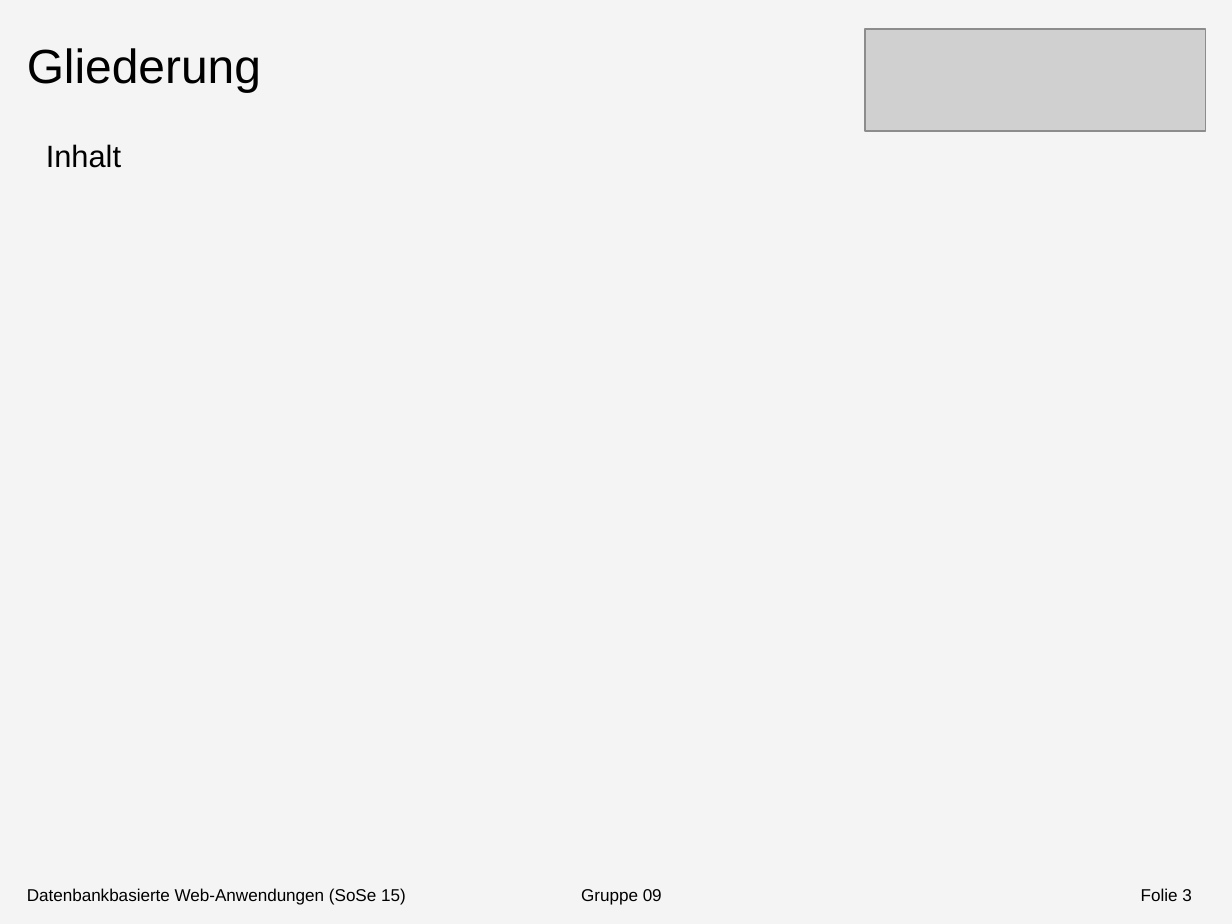
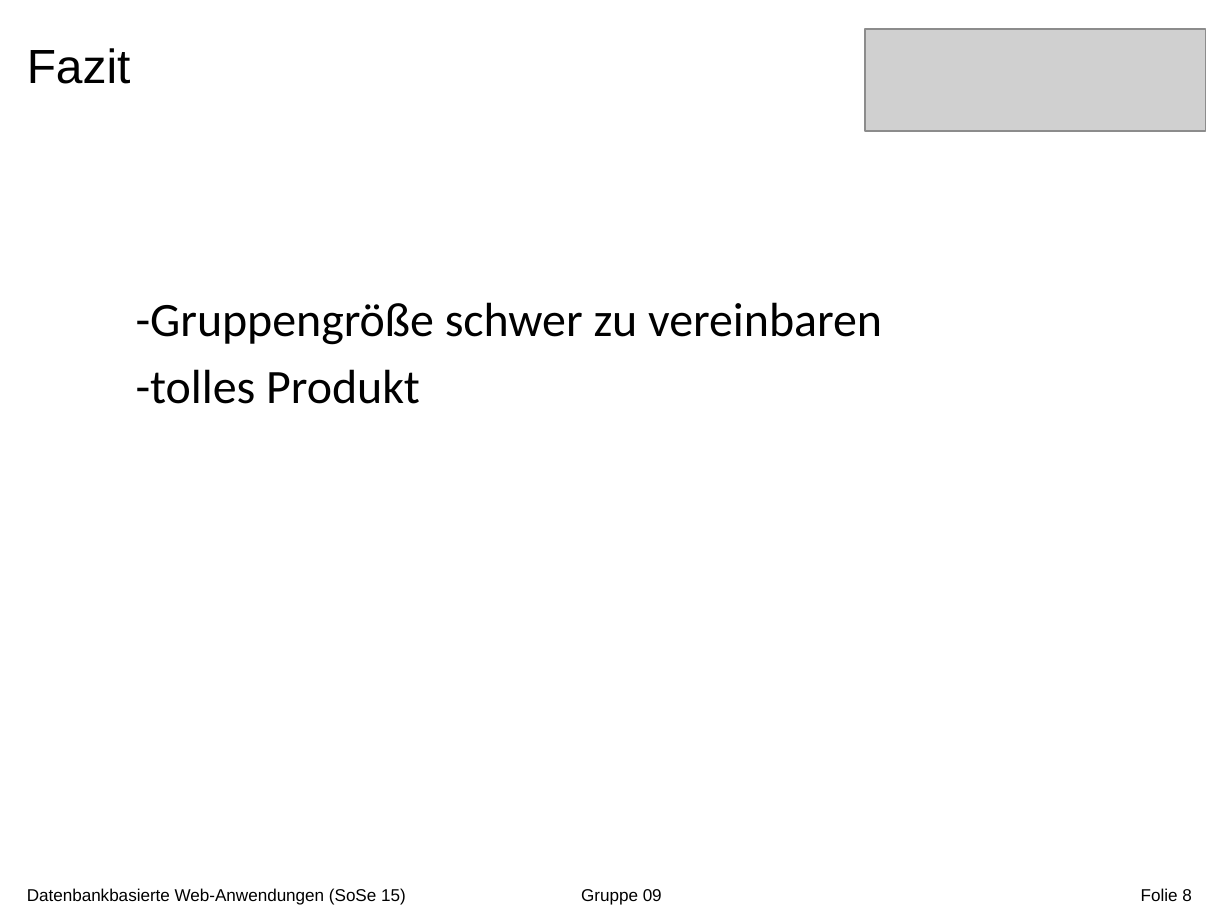
Before and after one commit to Shardic/DatenbankenMI2015, a slide deck: slide 8 of Doku/Dokumentation/Präsentation/Präsentation1.pptx (slide 3 before the commit). Drawn at 1232x924 pixels with LibreOffice and Linux fonts; fonts in the diff are those of the drawing; grey boxes stand for pictures. Boxes give left, top, right and bottom in pixels: in the first picture for what was removed or moved away, otherwise in the second. Text is boxed around its words. In the diff, an @@ line names an element or a change of style, - is before the commit and + after.

```diff
--- a/Doku/Dokumentation/Präsentation/Präsentation1.pptx
+++ b/Doku/Dokumentation/Präsentation/Präsentation1.pptx
@@ background #F4F4F4 to #FFFFFF @@
@@ text at (27, 48, 131, 84): text changed @@
-Gliederung
+Fazit
@@ text removed at (46, 144, 121, 168) @@
-Inhalt
@@ text added at (136, 302, 882, 404), 28 pt, text #000000 @@
+  -Gruppengröße schwer zu vereinbaren
+  -tolles Produkt
@@ page number at (1141, 888, 1192, 901): text changed @@
-Folie 3
+Folie 8
```
Also in this commit, not shown: 2 other slides changed, 1 slide added, 2 other files.
